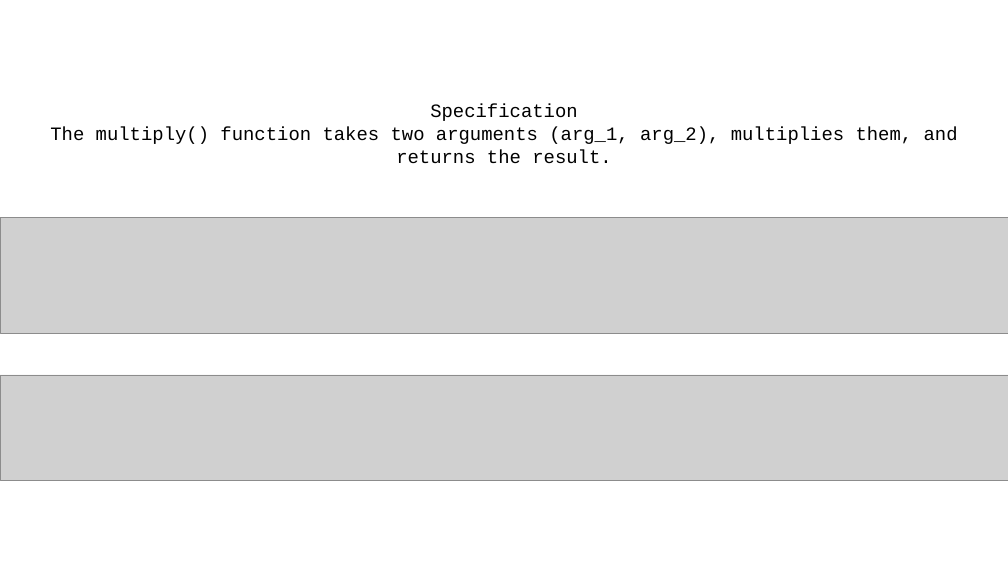
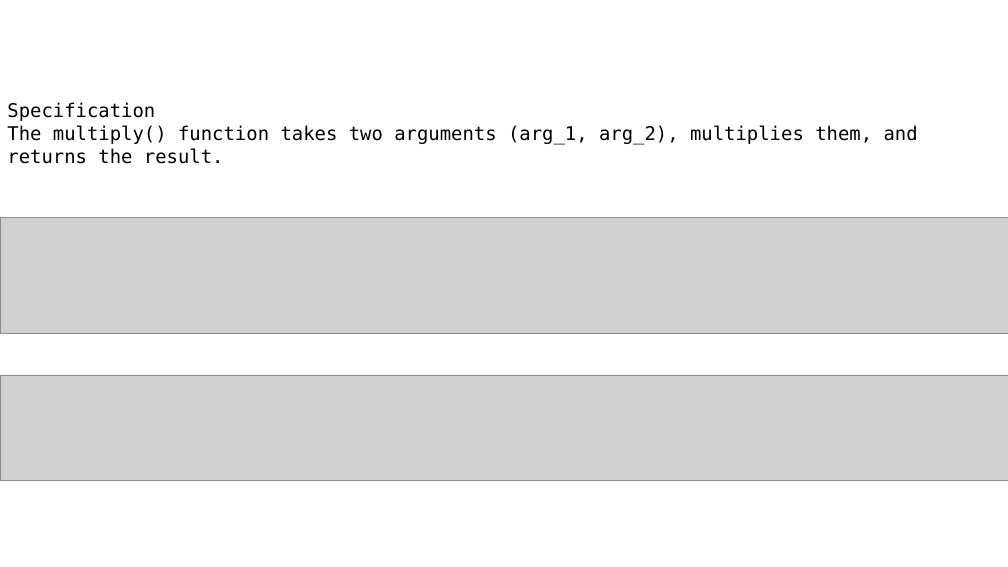
Before and after one commit to PracticumAI/python, a slide deck: slide 13 of presentations/03_functions.pptx (slide 6 before the commit). Drawn at 1008x567 pixels with LibreOffice and Linux fonts; fonts in the diff are those of the drawing; grey boxes stand for pictures. Boxes give left, top, right and bottom in pixels: in the first picture for what was removed or moved away, otherwise in the second. Text is boxed around its words. In the diff, an @@ line names an element or a change of style, - is before the commit and + after.

```diff
--- a/presentations/03_functions.pptx
+++ b/presentations/03_functions.pptx
@@ text "Specification" at (7, 102, 918, 164): font Courier New to DejaVu Sans Mono; alignment centre to left @@
```
Also in this commit, not shown: 2 other slides changed, 9 slides added, 3 slides removed, 2 other files.
